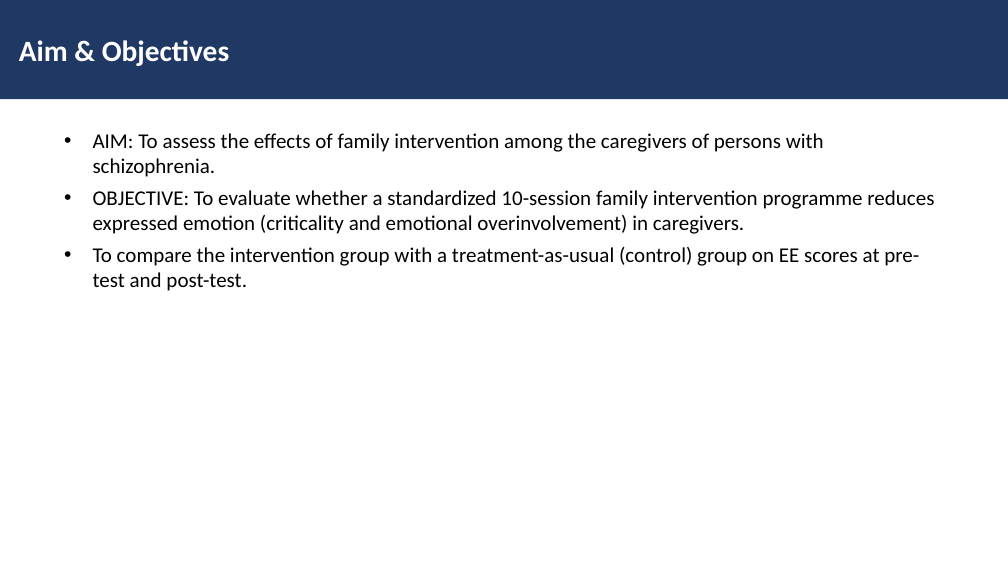
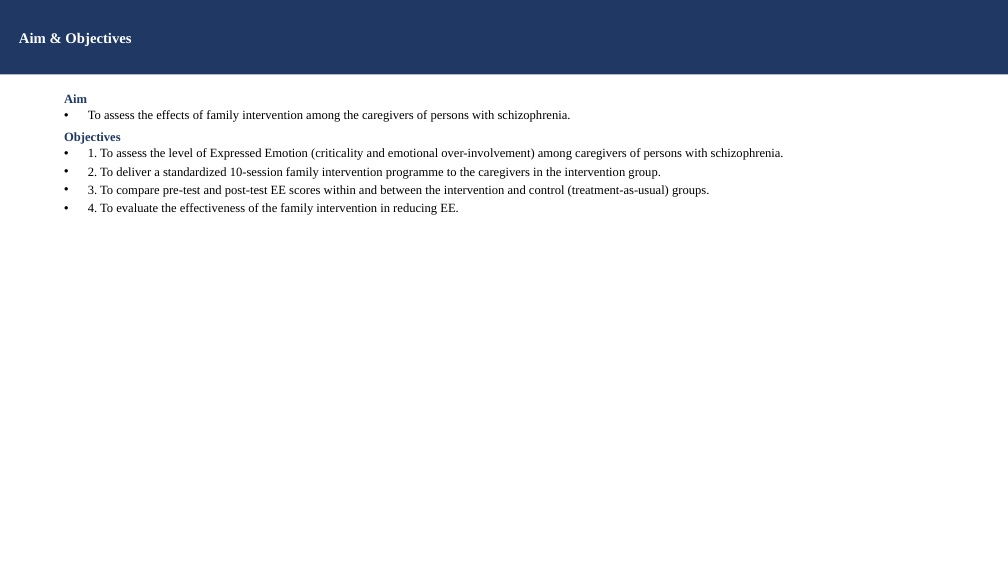
Before and after one commit to tejasdangodra786-byte/Dango-kiro, a slide deck: slide 10 of Family_Intervention_EE_Schizophrenia_JournalClub.pptx (slide 9 before the commit). Drawn at 1008x567 pixels with LibreOffice and Linux fonts; fonts in the diff are those of the drawing. Boxes give left, top, right and bottom in pixels: in the first picture for what was removed or moved away, otherwise in the second. Text is boxed around its words. In the diff, an @@ line names an element or a change of style, - is before the commit and + after.

Commit message:
Update journal-club presentation: detailed version (Times New Roman 12/14pt, operational definitions, hypotheses, session-by-session intervention, full references)

```diff
--- a/Family_Intervention_EE_Schizophrenia_JournalClub.pptx
+++ b/Family_Intervention_EE_Schizophrenia_JournalClub.pptx
@@ rectangle "Aim & Objectives": place and size @@
-rectangle "Aim & Objectives" at <box>0,0,1008,99</box>
+rectangle "Aim & Objectives" at <box>0,0,1008,74</box>
@@ rectangle "Aim & Objectives" at <box>0,0,1008,74</box>: size 28 to 14 pt, font Calibri to Times New Roman; more space between paragraphs @@
@@ text at <box>64,94,784,215</box>: text changed; size 20 to 12 pt; font Calibri to Times New Roman @@
-• AIM: To assess the effects of family intervention among the caregivers of persons with schizophrenia.
-• OBJECTIVE: To evaluate whether a standardized 10-session family intervention programme reduces expressed emotion (criticality and emotional overinvolvement) in caregivers.
-• To compare the intervention group with a treatment-as-usual (control) group on EE scores at pre-test and post-test.
+Aim
+• To assess the effects of family intervention among the caregivers of persons with schizophrenia.
+Objectives
+• 1. To assess the level of Expressed Emotion (criticality and emotional over-involvement) among caregivers of persons with schizophrenia.
+• 2. To deliver a standardized 10-session family intervention programme to the caregivers in the intervention group.
+• 3. To compare pre-test and post-test EE scores within and between the intervention and control (treatment-as-usual) groups.
+• 4. To evaluate the effectiveness of the family intervention in reducing EE.
```
Also in this commit, not shown: 14 other slides changed, 13 slides added, 10 slides removed.
